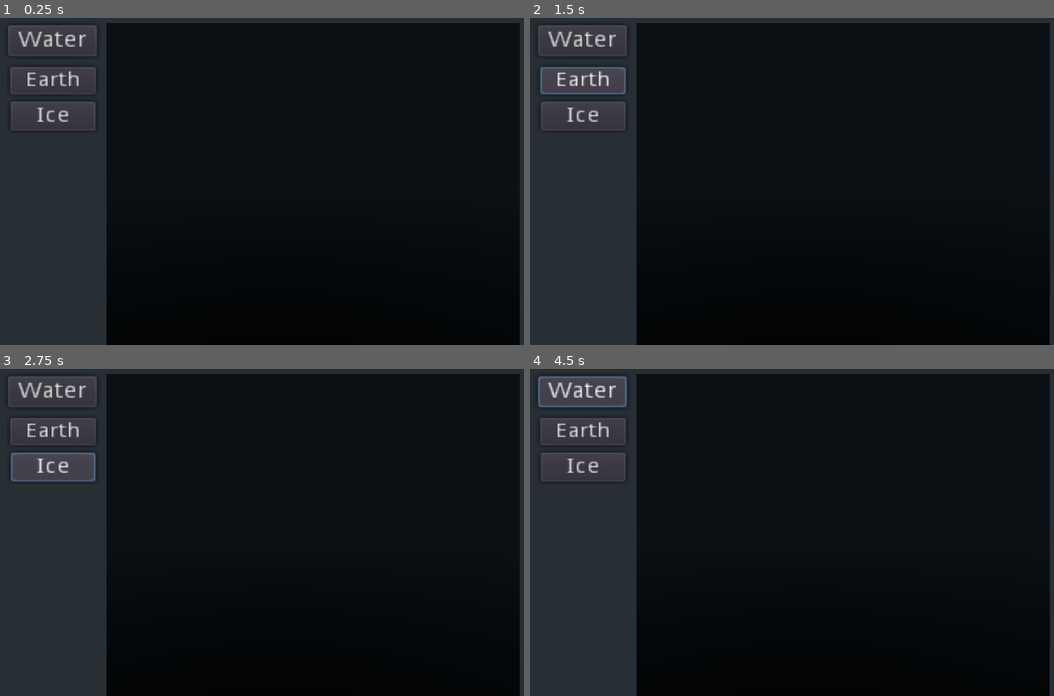
Above: before the commit, frames 1-4 (two rows, left to right).
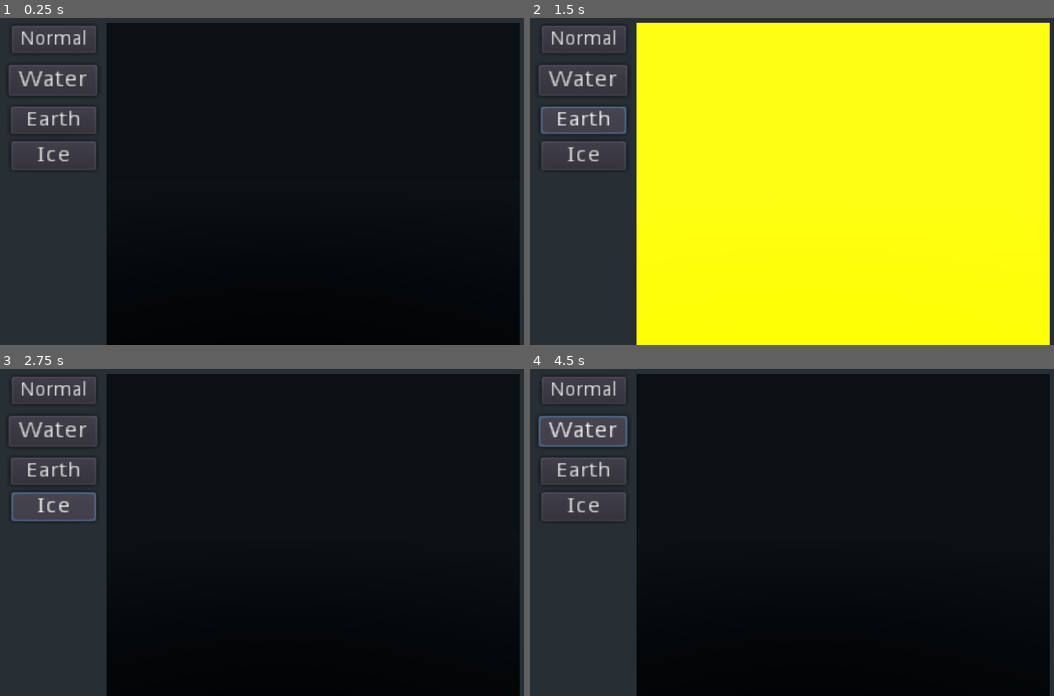
Above: after the commit, the same moments.

Repository: nestorac/earth
Game: Godot game, scene res://Globe.tscn
Two runs of this game, one before a commit and one after it. Both use one fixed random seed, a clock stepped at 60 frames per second and the inputs below.
Inputs (mouse positions are in pixels of both pictures, inside the frame that each line leads up to):
- Up to frame 1 (0.25 s): no input
- Up to frame 2 (1.5 s): click "Water" at 0.5 s; click "Earth" at 1.25 s
- Up to frame 3 (2.75 s): click "Ice" at 2 s
- Up to frame 4 (4.5 s): click (582, 391) at 2.75 s, where only the run after the commit has a clickable "Normal"; click (582, 391) at 3.5 s, where only the run after the commit has a clickable "Normal"; click "Water" at 4.25 s

The runs differ from the first frame. In frame 1, 2.0% of the frame differs, in the area x 1-19%, y 2-47%; in frame 2, 80%, in the area x 1-100%, y 1-100%; in frame 3, 3.2%; in frame 4, 2.3%.

Commit message:
Added layers buttons-

Diff:
--- a/Globe.tscn
+++ b/Globe.tscn
@@ -52,27 +52,38 @@
 script = ExtResource( 5 )
 
 [node name="BtWater" type="Button" parent="UI"]
-margin_left = 18.0
-margin_top = 18.0
-margin_right = 68.0
-margin_bottom = 38.0
+margin_left = 19.0
+margin_top = 90.0
+margin_right = 69.0
+margin_bottom = 110.0
 rect_scale = Vector2( 3.2411, 2.85379 )
 text = "Water"
 
-[node name="BtEarth" type="Button" parent="UI"]
-margin_left = 22.0
-margin_top = 94.0
-margin_right = 72.0
-margin_bottom = 114.0
+[node name="BtLand" type="Button" parent="UI"]
+margin_left = 23.0
+margin_top = 166.0
+margin_right = 73.0
+margin_bottom = 186.0
 rect_scale = Vector2( 3.12496, 2.51868 )
 text = "Earth"
 
 [node name="BtIce" type="Button" parent="UI"]
-margin_left = 23.0
-margin_top = 157.0
-margin_right = 73.0
-margin_bottom = 177.0
+margin_left = 24.0
+margin_top = 229.0
+margin_right = 74.0
+margin_bottom = 249.0
 rect_scale = Vector2( 3.09361, 2.66945 )
 text = "Ice"
 
+[node name="BtNormal" type="Button" parent="UI"]
+margin_left = 25.0
+margin_top = 19.0
+margin_right = 84.0
+margin_bottom = 39.0
+rect_scale = Vector2( 2.59983, 2.51249 )
+text = "Normal"
+
 [connection signal="button_up" from="UI/BtWater" to="UI" method="_on_BtWater_button_up"]
+[connection signal="button_up" from="UI/BtLand" to="UI" method="_on_BtLand_button_up"]
+[connection signal="button_up" from="UI/BtIce" to="UI" method="_on_BtIce_button_up"]
+[connection signal="button_up" from="UI/BtNormal" to="UI" method="_on_BtNormal_button_up"]
--- a/Scripts/Square.gd
+++ b/Scripts/Square.gd
@@ -15,7 +15,7 @@
 #var layer = NONE
 
 var water_depth = 0 # between 0 and 200
-var land_elevation = 0 # between 0 -100 and 100
+var land_elevation = 50 # between 0 and 100
 var ice_depth = 0.0 # between 0 and 1
 var grass = false
 
@@ -30,19 +30,6 @@
 func _process(delta):
 	if Input.is_action_just_pressed("test2"):
 		draw_square()
-#	if Input.is_action_just_pressed("set_layer"):
-#		if layer == NONE:
-#			layer = WATER
-#		elif layer == WATER:
-#			layer = LAND
-#		elif layer == LAND:
-#			layer = ICE
-#		elif layer == ICE:
-#			layer = GRASS
-#		elif layer == GRASS:
-#			layer = NONE
-#		draw_square()
-#		print (str(layer))
 
 func set_neighbors(_up, _down, _left, _right):
 	if (_up != null):
@@ -55,36 +42,6 @@
 		right = _right
 
 
-#func update_terrain():
-##	randomize()
-##	if (not left):
-##		terrain = randi()%4
-##	else:
-##		terrain = left.terrain
-##		print (left.terrain)
-#
-#	terrain = WATER
-#
-##	terrain = randi() % 4
-#
-#	match terrain:
-#		WATER:
-#			color = Color(0.1, 0.1, 1)
-#			self.modulate = Color(0.1, 0.1, 1)
-#		LAND:
-#			color = Color(1, 0.66, 0)
-#			self.modulate = Color(1, 0.66, 0)
-#		ICE:
-#			color = Color(0.15, 1, 1)
-#			self.modulate = Color(0.15, 1, 1)
-#		GRASS:
-#			color = Color(0.1, 0.7, 0.1)
-#			self.modulate = Color(0.1, 0.7, 0.1)
-#
-##	mat.albedo_color = color
-##
-##	st.set_material(mat)
-
 func remove_land(land):
 	land_elevation -= land
 	draw_square()
@@ -96,40 +53,42 @@
 		water_depth = 1.0
 	draw_square()
 
+
+
+func draw_square_water():
+	var material = get_surface_material(0)
+
+	color = Color(water_depth*0.1, water_depth*0.1, water_depth*1)
+	material.albedo_color = color
+
+
+func draw_square_land():
+	var material = get_surface_material(0)
+
+	color = color + Color(land_elevation*1, land_elevation*0.66, land_elevation*0)
+	material.albedo_color = color
+
+
+func draw_square_ice():
+	var material = get_surface_material(0)
+
+	color = Color(ice_depth*0.15, ice_depth*1, ice_depth*1)
+	material.albedo_color = color
+
 func draw_square():
 	var material = get_surface_material(0)
 
-#	if layer == NONE:
 	if ice_depth > 0:
 		color = Color(ice_depth*0.15, ice_depth, ice_depth)
 	elif water_depth > 0:
 		color = Color(water_depth*0.1, water_depth*0.1, water_depth)
 		if land_elevation > 0:
-			color = color + Color(land_elevation, land_elevation*0.66, land_elevation*0)
-	elif (land_elevation > 0):
-		color = Color(land_elevation, land_elevation*0.66, land_elevation*0)
+			color = color + Color(land_elevation/100, (land_elevation/100)*0.66, 0)
+	elif land_elevation > 0:
+		color = Color(land_elevation/100, land_elevation/100*0.66, 0)
 	if grass:
 		color = Color(0.1, 0.7, 0.1)
 	material.albedo_color = color
-#	elif layer == WATER:
-#		color = Color(water_depth*0.1, water_depth*0.1, water_depth*1)
-#		material.albedo_color = color
-#	elif layer == LAND:
-#		color = color + Color(land_depth*1, land_depth*0.66, land_depth*0)
-#		material.albedo_color = color
-#	elif layer == ICE:
-#		color = Color(ice_depth*0.15, ice_depth*1, ice_depth*1)
-#		material.albedo_color = color
-#	elif layer == GRASS:
-#		if grass:
-#			color = Color(0.1, 0.7, 0.1)
-#		else:
-#			color = Color(0, 0, 0)
-#		material.albedo_color = color
-
-
-#func set_terrain(_terrain, depth):
-
 
 
 func choose_random(array:Array):
--- a/Scripts/UImenu.gd
+++ b/Scripts/UImenu.gd
@@ -18,4 +18,24 @@
 
 
 func _on_BtWater_button_up():
-	pass
+	var mmi = $"../MultiMeshInstance"
+	for square in mmi.get_children():
+		square.draw_square_water()
+
+
+func _on_BtLand_button_up():
+	var mmi = $"../MultiMeshInstance"
+	for square in mmi.get_children():
+		square.draw_square_land()
+
+
+func _on_BtIce_button_up():
+	var mmi = $"../MultiMeshInstance"
+	for square in mmi.get_children():
+		square.draw_square_ice()
+
+
+func _on_BtNormal_button_up():
+	var mmi = $"../MultiMeshInstance"
+	for square in mmi.get_children():
+		square.draw_square()
